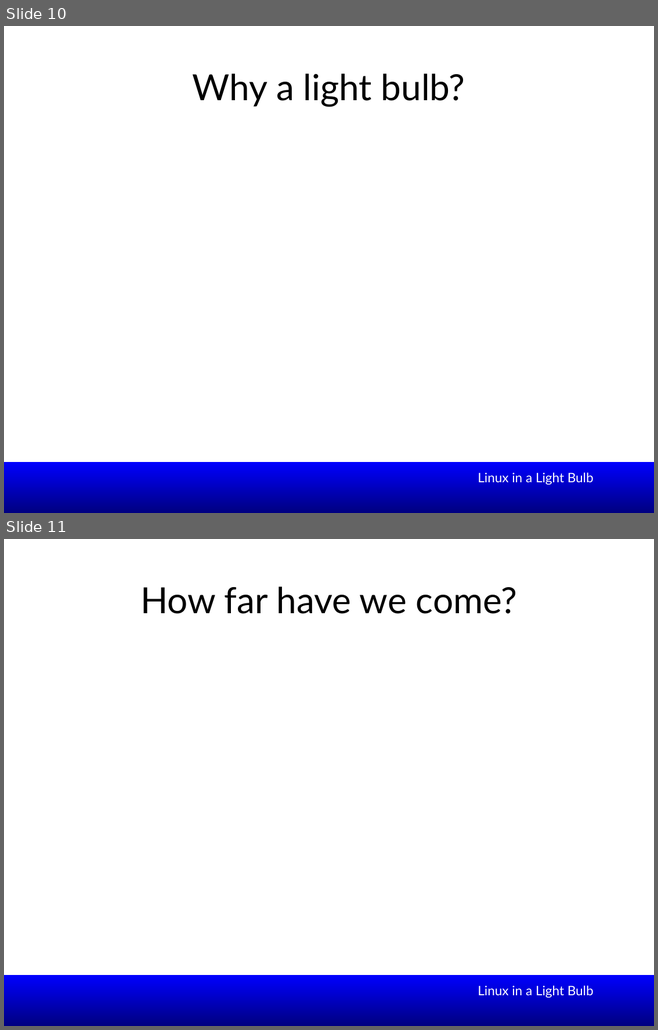
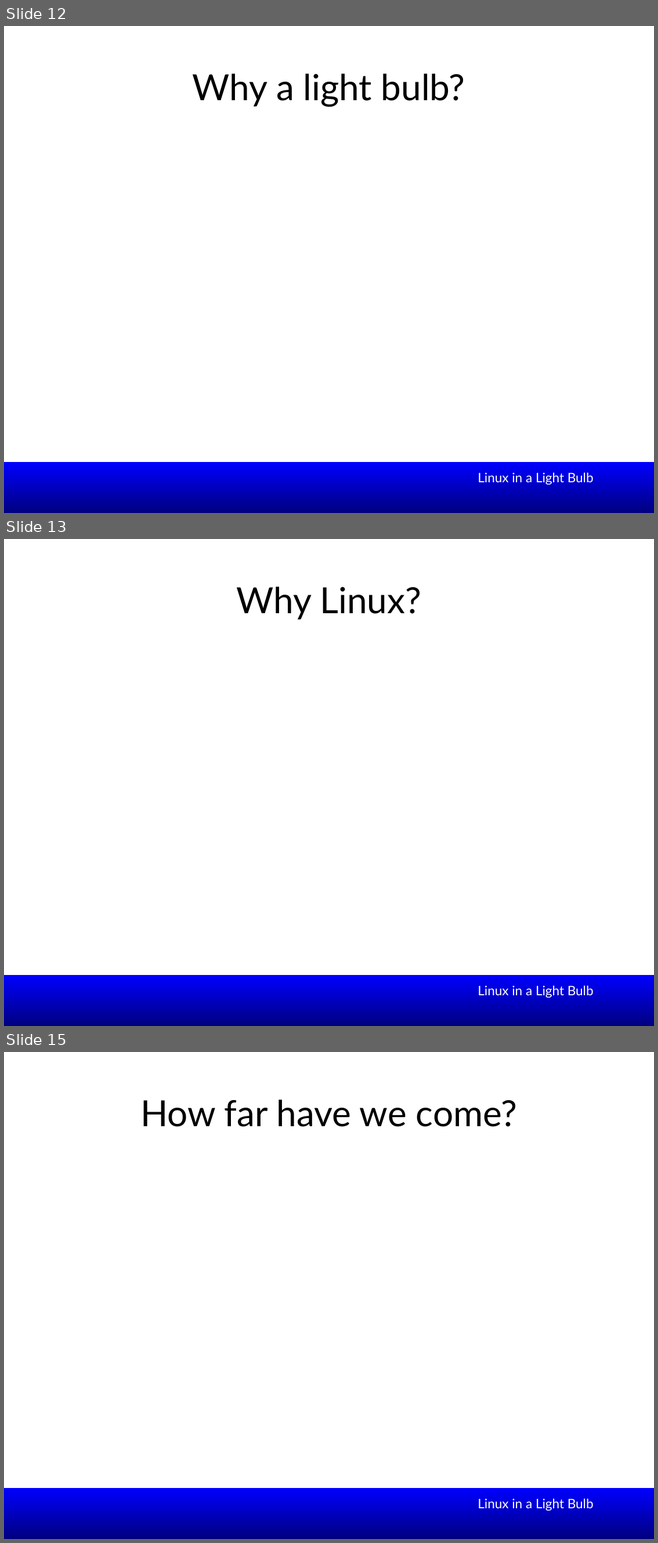
Before and after one commit to smipi1/elce2015, a slide deck: presentations/Linux_In_a_Lightbulb-Where_are_we_on_tinification-ELCE2015.odp. Shown one above the other, each under a label of ours: slides 10 and 11 before the commit, slides 12, 13 and 15 after it; the slides between them are not shown. The pictures are 658x1030 and 658x1543 pixels, drawn with LibreOffice and Linux fonts; fonts in the diff are those of the drawing; background and template pictures are left out. Boxes give left, top, right and bottom in pixels: in the first picture for what was removed or moved away, otherwise in the second. Text is boxed around its words. In the diff, an @@ line names an element or a change of style, - is before the commit and + after.

```diff
--- a/presentations/Linux_In_a_Lightbulb-Where_are_we_on_tinification-ELCE2015.odp
+++ b/presentations/Linux_In_a_Lightbulb-Where_are_we_on_tinification-ELCE2015.odp
@@ slide 13 added at (4, 539, 654, 1026), background #FFFFFF; not listed: 1 template element that a slide beside it also shows @@
@@ title added at (236, 587, 422, 620), 44 pt, text #000000 @@
+Why Linux?
@@ text added at (477, 986, 593, 998), 16 pt, text #FFFFFF @@
+Linux in a Light Bulb
@@ what was slide 10 is now slide 12 @@
@@ what was slide 11 is now slide 15 @@
```
Also in this commit, not shown: 2 slides changed, 3 other slides added, 1 other file.
